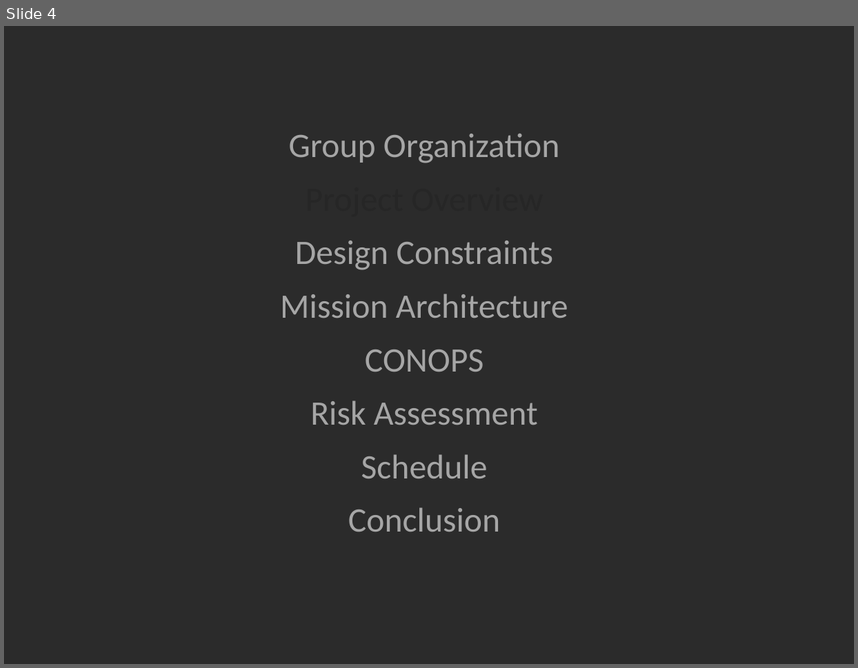
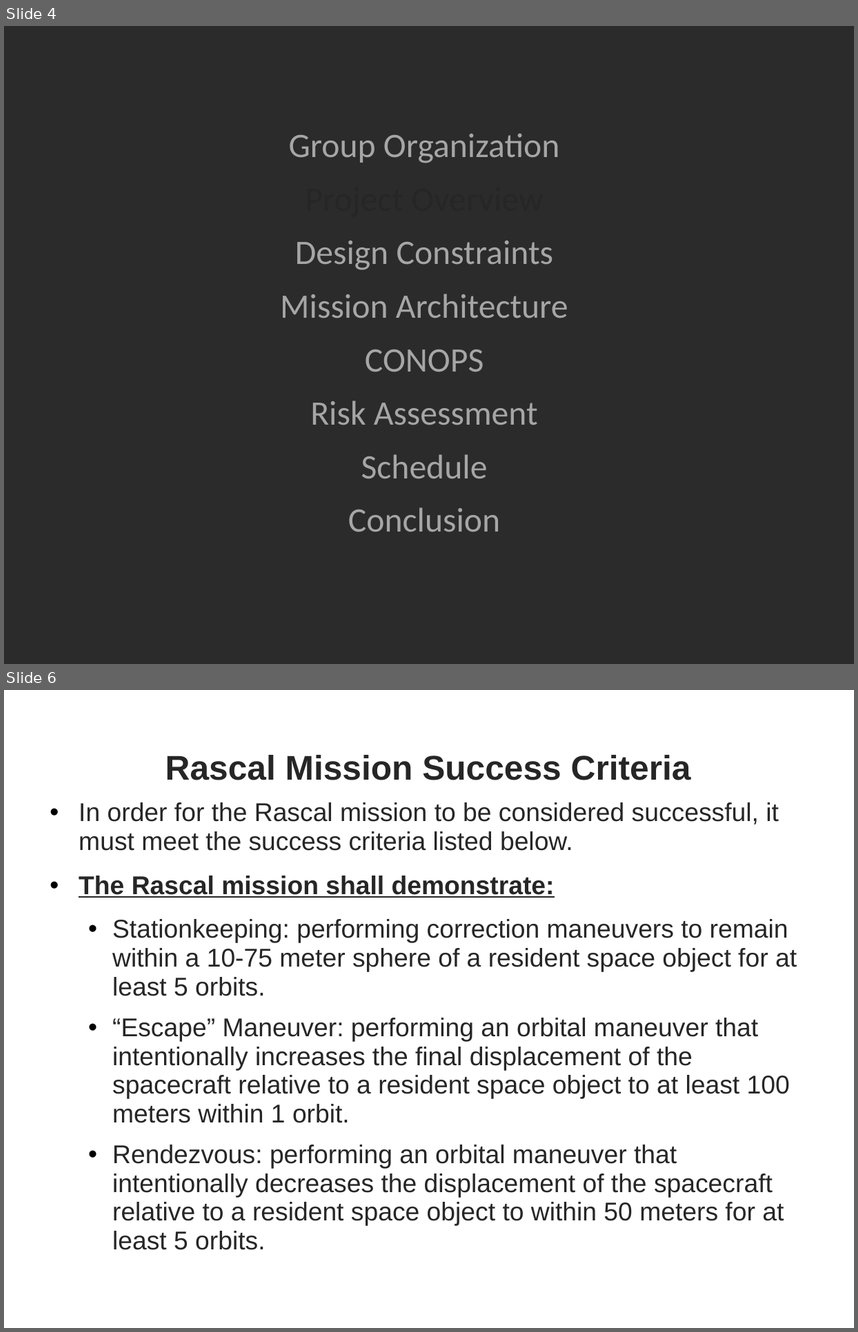
Before and after one commit to RascalSeniorDesign/Preliminary-Design, a slide deck: CMQA/Presentations/First Semester Presentation.pptx. Shown one above the other, each under a label of ours: slide 4 before the commit, slides 4 and 6 after it; the slides between them are not shown. The pictures are 858x668 and 858x1332 pixels, drawn with LibreOffice and Linux fonts; fonts in the diff are those of the drawing; background and template pictures are left out; a plain dark background stands for a picture behind light text. Boxes give left, top, right and bottom in pixels: in the first picture for what was removed or moved away, otherwise in the second. Text is boxed around its words. In the diff, an @@ line names an element or a change of style, - is before the commit and + after.

```diff
--- a/CMQA/Presentations/First Semester Presentation.pptx
+++ b/CMQA/Presentations/First Semester Presentation.pptx
@@ slide 6 added at [4,690,854,1328], background picture (left out) @@
@@ title added at [165,755,691,780], 32 pt, text #262626, bold @@
+Rascal Mission Success Criteria
@@ text added at [79,802,797,1226], 24 pt, text #262626 @@
+• In order for the Rascal mission to be considered successful, it must meet the success criteria listed below.
+• The Rascal mission shall demonstrate:
+  • Stationkeeping: performing correction maneuvers to remain within a 10-75 meter sphere of a resident space object for at least 5 orbits.
+  • “Escape” Maneuver: performing an orbital maneuver that intentionally increases the final displacement of the spacecraft relative to a resident space object to at least 100 meters within 1 orbit.
+  • Rendezvous: performing an orbital maneuver that intentionally decreases the displacement of the spacecraft relative to a resident space object to within 50 meters for at least 5 orbits.
@@ page number added at [809,1305,839,1328], 14 pt, text #FFFFFF @@
+6
```
Also in this commit, not shown: 2 slides changed, 6 other slides added, 1 slide removed.
